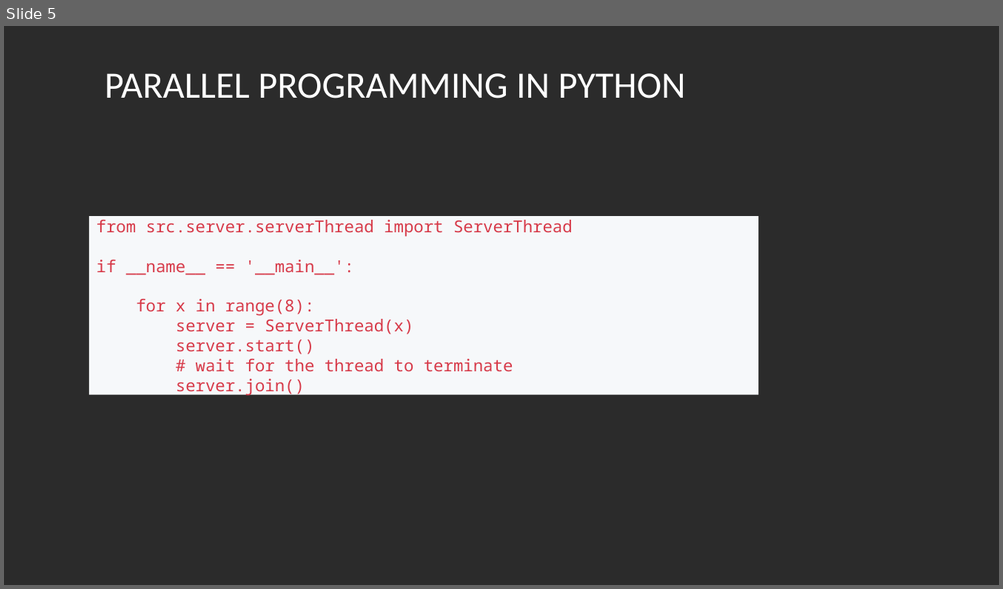
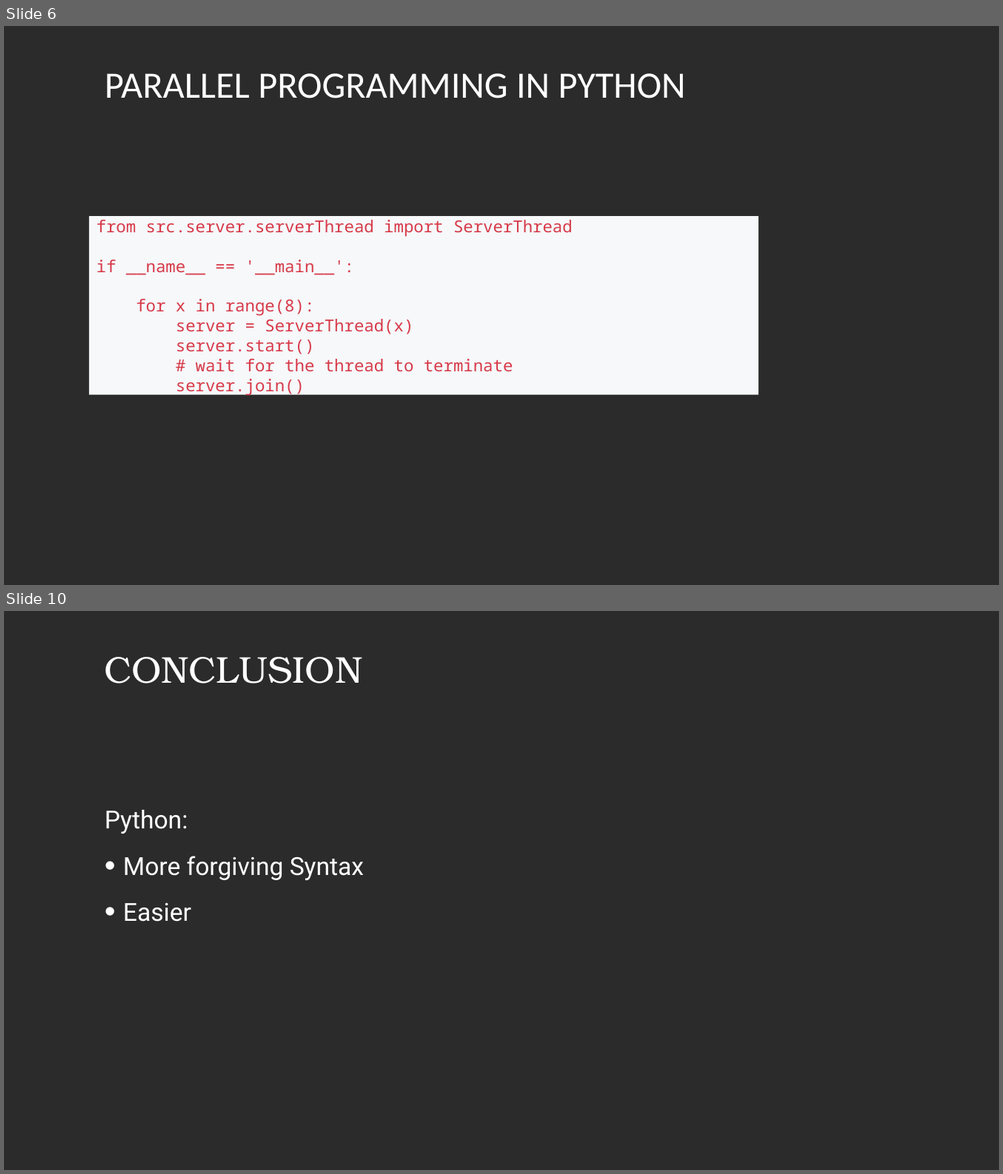
Before and after one commit to LukasKiederle/seminar-compare-go, a slide deck: Comparing Raft algorithm in go and Python.pptx. Shown one above the other, each under a label of ours: slide 5 before the commit, slides 6 and 10 after it; the slides between them are not shown. The pictures are 1003x589 and 1003x1174 pixels, drawn with LibreOffice and Linux fonts; fonts in the diff are those of the drawing; background and template pictures are left out; a plain dark background stands for a picture behind light text. Boxes give left, top, right and bottom in pixels: in the first picture for what was removed or moved away, otherwise in the second. Text is boxed around its words. In the diff, an @@ line names an element or a change of style, - is before the commit and + after.

```diff
--- a/Comparing Raft algorithm in go and Python.pptx
+++ b/Comparing Raft algorithm in go and Python.pptx
@@ slide 10 added at [4, 611, 999, 1170], background picture (left out) @@
@@ text added at [105, 657, 363, 684], 36 pt, text #FFFFFF @@
+CONCLUSION
@@ text added at [105, 809, 364, 922], 24 pt, text #FFFFFF @@
+Python:
+• More forgiving Syntax
+• Easier
@@ what was slide 5 is now slide 6 @@
```
Also in this commit, not shown: 4 slides changed, 2 other slides added, 1 other file.
